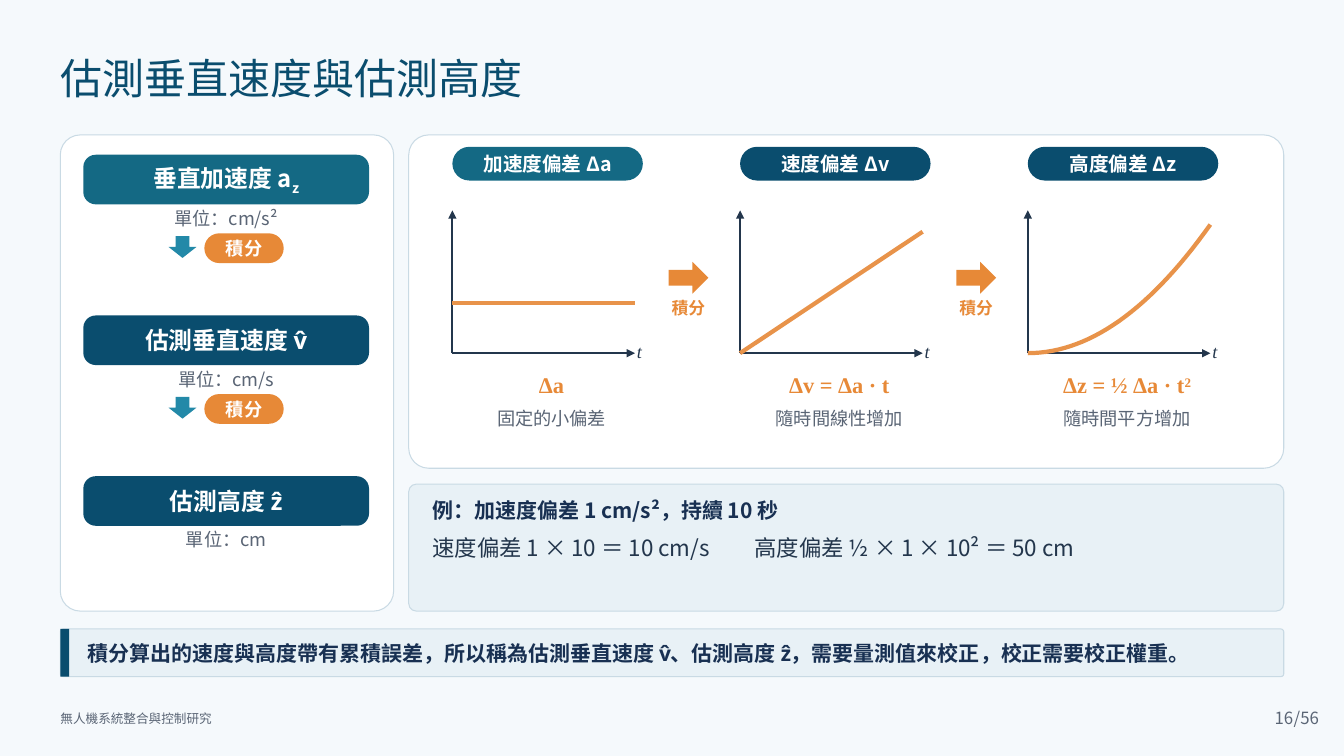
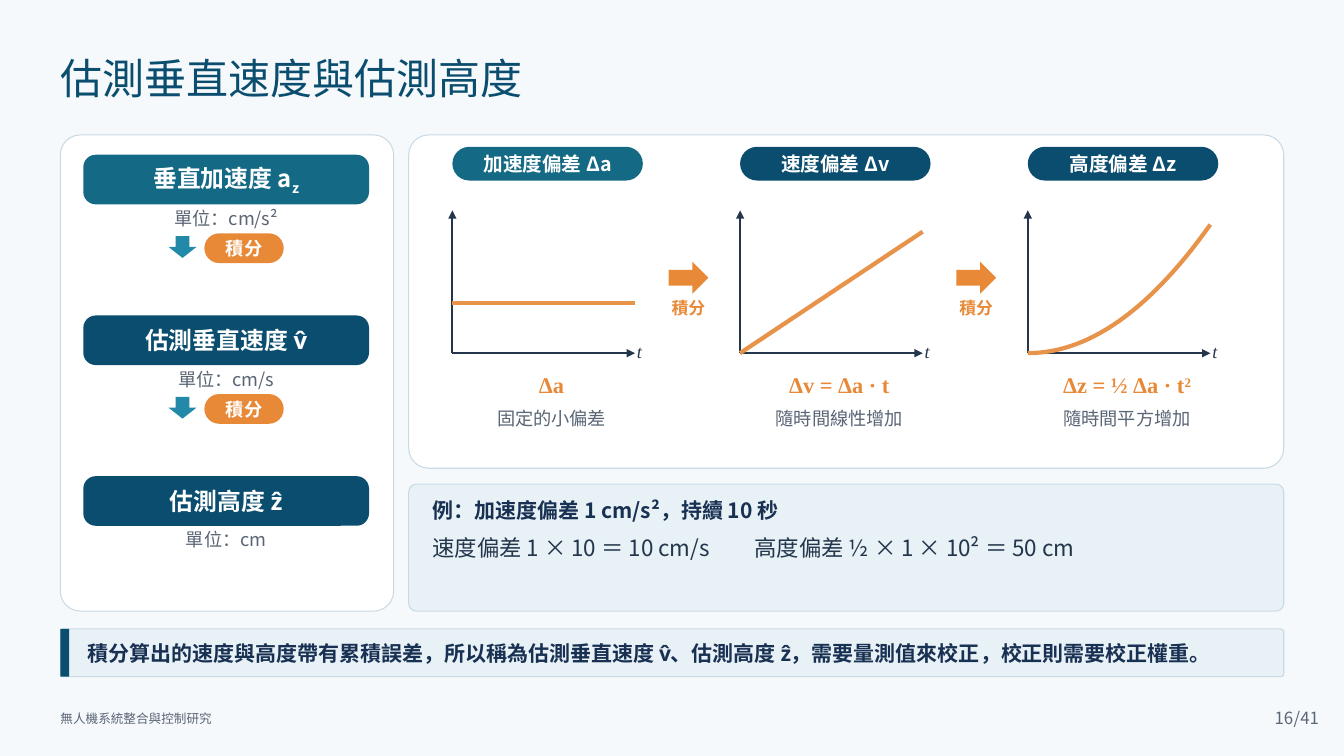
Before and after one commit to lingken1028/-, a slide deck: slide 16 of 無人機系統整合與控制研究_口試簡報 2.pptx. Drawn at 1344x756 pixels with LibreOffice and Linux fonts; fonts in the diff are those of the drawing. Boxes give left, top, right and bottom in pixels: in the first picture for what was removed or moved away, otherwise in the second. Text is boxed around its words. In the diff, an @@ line names an element or a change of style, - is before the commit and + after.

```diff
--- a/無人機系統整合與控制研究_口試簡報 2.pptx
+++ b/無人機系統整合與控制研究_口試簡報 2.pptx
@@ text at box(87, 643, 1211, 664): text changed @@
-積分算出的速度與高度帶有累積誤差，所以稱為估測垂直速度 v̂、估測高度 ẑ，需要量測值來校正，校正需要校正權重。
+積分算出的速度與高度帶有累積誤差，所以稱為估測垂直速度 v̂、估測高度 ẑ，需要量測值來校正，校正則需要校正權重。
@@ text at box(1294, 711, 1319, 727): text changed @@
-/56
+/41
```
Also in this commit, not shown: 73 other slides changed, 5 slides added.
